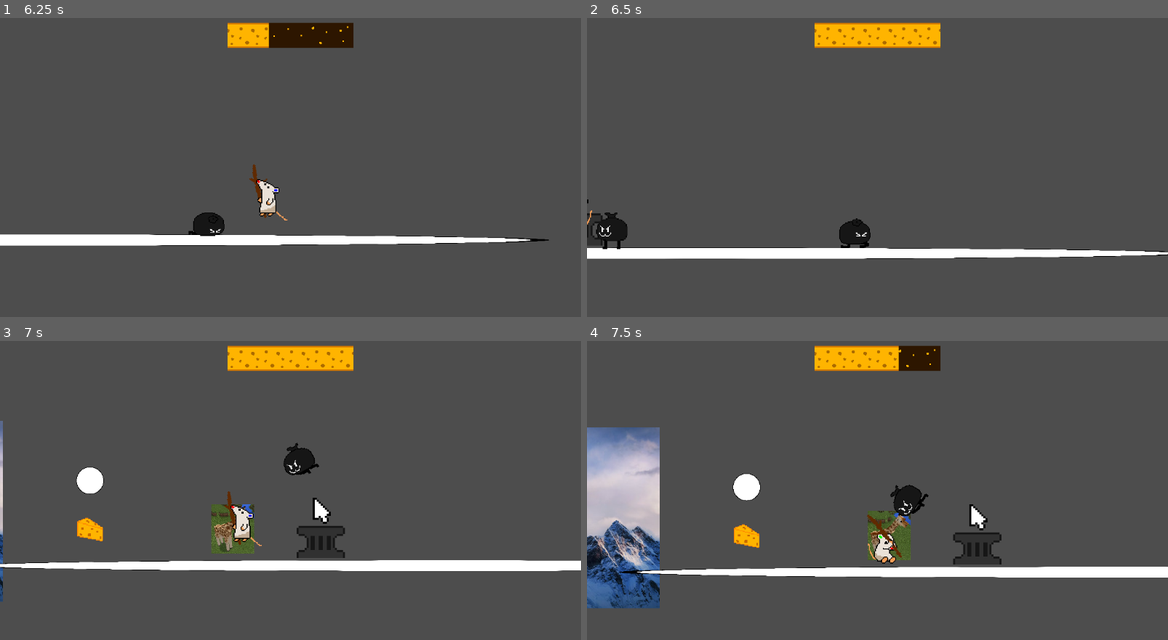
Above: before the commit, frames 1-4 (two rows, left to right).
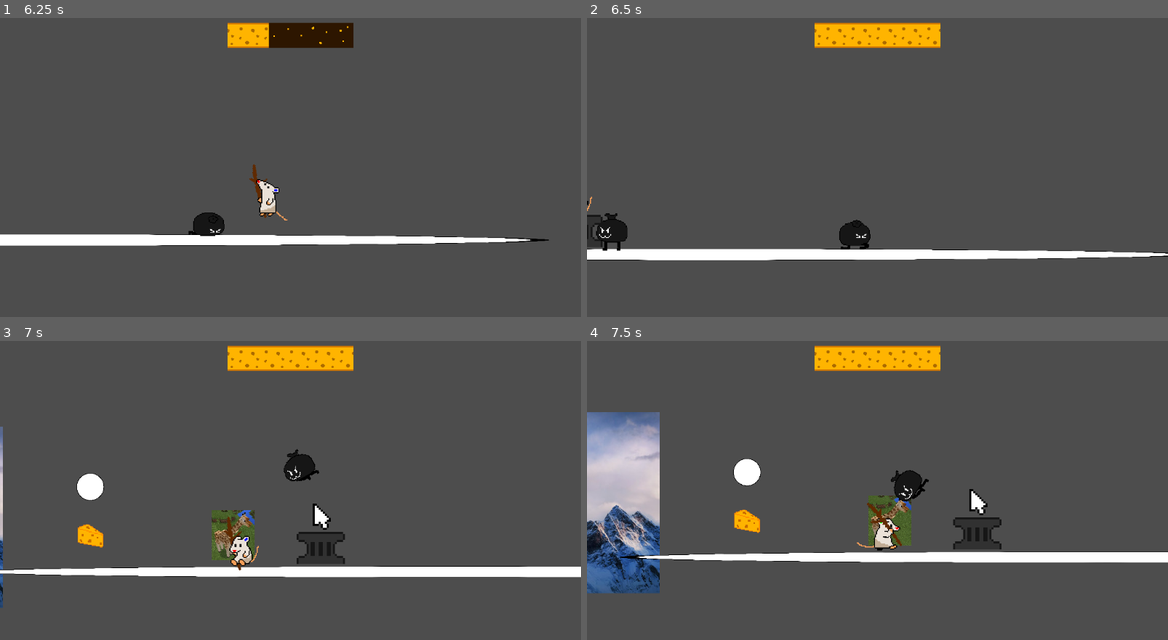
Above: after the commit, the same moments.

Repository: Jedikoops/gamejam
Game: Godot game, scene res://prefabs/guybigsticl.tscn
The game is run twice, just before and just after one commit, with the same random seed, the same clock (stepped at 60 frames per second) and the same inputs.
Inputs:
- Up to frame 1 (6.25 s): hold E (Interact) 0.53-1.28 s; hold D (move_right) 0.53-2.03 s; tap Space (jump) at 0.77, 1.52, 3.02, 3.77, 4.52, 6.02 s; tap R (attack) every 1.5 s from 1.35 to 5.85 s; hold A (move_left) 2.03-2.78 s; hold E (Interact) 2.03-2.78 s; hold D (move_right) 2.78-4.28 s; hold E (Interact) 3.53-4.28 s; hold A (move_left) 4.28-5.03 s; hold D (move_right) 5.03-5.78 s; hold E (Interact) 5.03-5.78 s; hold A (move_left) from 5.78 s (still down)
- Up to frame 2 (6.5 s): keep holding A (move_left)
- Up to frame 3 (7 s): keep holding A (move_left); hold E (Interact) from 6.53 s (still down); tap Space (jump) at 6.77 s
- Up to frame 4 (7.5 s): release A (move_left) at 7.28 s; release E (Interact) at 7.28 s; hold D (move_right) from 7.28 s (still down); tap R (attack) at 7.35 s

Frame 1 is identical in both runs. In frame 2, 1.5% of the frame differs, in the area x 0-100%, y 59-82%; in frame 3, 7.1%; in frame 4, 15%, in the area x 0-100%, y 1-90%.

Commit message:
Some Level built
yippee!!

Diff:
--- a/UI/tower_of_garbo.tscn
+++ b/UI/tower_of_garbo.tscn
@@ -1,46 +1,54 @@
-[gd_scene load_steps=18 format=3 uid="uid://btpbbon16o8hx"]
+[gd_scene load_steps=24 format=3 uid="uid://btpbbon16o8hx"]
 
 [ext_resource type="Texture2D" uid="uid://gehprr0d364p" path="res://Non-pixelated images/Floor.jpg" id="1_bosin"]
 [ext_resource type="PackedScene" uid="uid://cmq5bq7ordgjr" path="res://UI/ui.tscn" id="1_sqn0o"]
+[ext_resource type="Texture2D" uid="uid://k7phc48rf3ij" path="res://Non-pixelated images/Plains.jpg" id="2_0giap"]
+[ext_resource type="Texture2D" uid="uid://bb8yd5vfn31mj" path="res://pixelated images/StoneHallSegmentBiggerer.png" id="2_1i7vl"]
 [ext_resource type="PackedScene" uid="uid://dtl24o8voaudq" path="res://UI/dialogue_player.tscn" id="2_aykru"]
+[ext_resource type="Texture2D" uid="uid://bhj4j3f3cdgiu" path="res://Non-pixelated images/dirt.jpg" id="2_bkxtt"]
 [ext_resource type="PackedScene" uid="uid://bih3ibwr3qie5" path="res://prefabs/dialogue_area.tscn" id="3_ag1ip"]
 [ext_resource type="PackedScene" uid="uid://boe08j1nsmg2b" path="res://prefabs/player_body.tscn" id="3_aykru"]
 [ext_resource type="Texture2D" uid="uid://6oc6osqrifoc" path="res://npcs/SusBoi.png" id="4_bosin"]
+[ext_resource type="Texture2D" uid="uid://cpvw00gh0m8i7" path="res://pixelated images/Hole.png" id="5_kayiq"]
 [ext_resource type="PackedScene" uid="uid://dbpcmd8qrxgsn" path="res://prefabs/spawn_point_holder.tscn" id="6_dcify"]
 [ext_resource type="PackedScene" uid="uid://y61m7264um26" path="res://prefabs/doorBase.tscn" id="6_e25tj"]
 [ext_resource type="PackedScene" uid="uid://7285cgjxxqbk" path="res://prefabs/spawn_point.tscn" id="7_1i7vl"]
 [ext_resource type="Script" uid="uid://6muyfejx2agd" path="res://scripts/hurtplayer.gd" id="8_1d2dd"]
+[ext_resource type="PackedScene" uid="uid://cpbsqo6n8skku" path="res://prefabs/garbage_bag.tscn" id="15_kayiq"]
 
 [sub_resource type="RectangleShape2D" id="RectangleShape2D_e25tj"]
 size = Vector2(136, 136)
 
-[sub_resource type="AtlasTexture" id="AtlasTexture_1d2dd"]
+[sub_resource type="AtlasTexture" id="AtlasTexture_bkxtt"]
 atlas = ExtResource("4_bosin")
 region = Rect2(0, 0, 256, 256)
 
-[sub_resource type="AtlasTexture" id="AtlasTexture_4bwmo"]
+[sub_resource type="AtlasTexture" id="AtlasTexture_65ydt"]
 atlas = ExtResource("4_bosin")
 region = Rect2(0, 256, 256, 256)
 
-[sub_resource type="SpriteFrames" id="SpriteFrames_dcify"]
+[sub_resource type="SpriteFrames" id="SpriteFrames_0giap"]
 animations = [{
 "frames": [{
 "duration": 2.0,
-"texture": SubResource("AtlasTexture_1d2dd")
+"texture": SubResource("AtlasTexture_bkxtt")
 }, {
 "duration": 2.0,
-"texture": SubResource("AtlasTexture_4bwmo")
+"texture": SubResource("AtlasTexture_65ydt")
 }],
 "loop": true,
-"name": &"Idle",
-"speed": 6.0
+"name": &"idle",
+"speed": 5.0
 }]
 
 [sub_resource type="RectangleShape2D" id="RectangleShape2D_nqlqo"]
-size = Vector2(1958, 20)
+size = Vector2(5678, 20)
 
 [sub_resource type="RectangleShape2D" id="RectangleShape2D_ag1ip"]
 size = Vector2(20, 576)
+
+[sub_resource type="RectangleShape2D" id="RectangleShape2D_t1wed"]
+size = Vector2(5630, 20)
 
 [sub_resource type="RectangleShape2D" id="RectangleShape2D_4bwmo"]
 size = Vector2(8407, 2348)
@@ -56,6 +64,37 @@
 offset_bottom = 577.0
 rotation = -0.0545242
 texture = ExtResource("1_bosin")
+
+[node name="TextureRect" type="TextureRect" parent="Backgrounds"]
+offset_left = 3043.0
+offset_top = -1458.0
+offset_right = 6918.0
+offset_bottom = 588.0
+rotation = -0.011124
+texture = ExtResource("2_0giap")
+
+[node name="DirtUnderFloor" type="TextureRect" parent="Backgrounds"]
+offset_left = 817.0
+offset_top = 164.0
+offset_right = 6932.0
+offset_bottom = 607.0
+texture = ExtResource("2_bkxtt")
+stretch_mode = 1
+
+[node name="Hallway" type="TextureRect" parent="Backgrounds"]
+offset_left = 811.0
+offset_top = -848.0
+offset_right = 3092.0
+offset_bottom = 176.0
+texture = ExtResource("2_1i7vl")
+stretch_mode = 1
+
+[node name="TextureRect2" type="TextureRect" parent="Backgrounds"]
+offset_left = 4484.0
+offset_top = -50.0
+offset_right = 4785.0
+offset_bottom = 251.0
+texture = ExtResource("5_kayiq")
 
 [node name="UI" parent="." instance=ExtResource("1_sqn0o")]
 
@@ -73,29 +112,33 @@
 [node name="CollisionShape2D" parent="DialogueAreas/DialogueArea" index="0"]
 shape = SubResource("RectangleShape2D_e25tj")
 
-[node name="AnimatedSprite2D" type="AnimatedSprite2D" parent="DialogueAreas/DialogueArea"]
-position = Vector2(3, -15)
-scale = Vector2(-0.634089, 0.634089)
-sprite_frames = SubResource("SpriteFrames_dcify")
-animation = &"Idle"
+[node name="AnimatedSprite2D" parent="DialogueAreas/DialogueArea" index="1"]
+sprite_frames = SubResource("SpriteFrames_0giap")
+animation = &"idle"
 
 [node name="Map Terrain" type="StaticBody2D" parent="."]
 texture_repeat = 2
 position = Vector2(0, 28)
+collision_layer = 3
+collision_mask = 3
 
 [node name="CollisionShape2D" type="CollisionShape2D" parent="Map Terrain"]
-position = Vector2(-216, 0)
+position = Vector2(1644, 0)
 shape = SubResource("RectangleShape2D_nqlqo")
 
 [node name="CollisionShape2D2" type="CollisionShape2D" parent="Map Terrain"]
 position = Vector2(-1208, -278)
 shape = SubResource("RectangleShape2D_ag1ip")
 
+[node name="CollisionShape2D3" type="CollisionShape2D" parent="Map Terrain"]
+position = Vector2(7593, 1)
+shape = SubResource("RectangleShape2D_t1wed")
+
 [node name="SpawnPointHolder" parent="." instance=ExtResource("6_dcify")]
 position = Vector2(-785, -47)
 
 [node name="SpawnPoint" parent="SpawnPointHolder" instance=ExtResource("7_1i7vl")]
-position = Vector2(694, 0)
+position = Vector2(3314, 5)
 
 [node name="DoorHolder" type="Node2D" parent="."]
 
@@ -104,12 +147,12 @@
 openKey = "MainEntrance"
 
 [node name="PlayerBody" parent="." node_paths=PackedStringArray("spawnPointHolder") instance=ExtResource("3_aykru")]
-position = Vector2(-678, -278)
+position = Vector2(151, -224)
 spawnPointHolder = NodePath("../SpawnPointHolder")
 MAX_HEALTH = 10
 
 [node name="OutofBoundsKillBox" type="Area2D" parent="."]
-position = Vector2(0, 1000)
+position = Vector2(1457, 986)
 script = ExtResource("8_1d2dd")
 damage = 9999
 metadata/_custom_type_script = "uid://6muyfejx2agd"
@@ -119,6 +162,34 @@
 position = Vector2(-108.5, 804)
 shape = SubResource("RectangleShape2D_4bwmo")
 
+[node name="GarbageBag2" parent="." instance=ExtResource("15_kayiq")]
+position = Vector2(2089, -195)
+idle_patrol = true
+metadata/_edit_group_ = true
+
+[node name="Line2D" parent="GarbageBag2" index="1"]
+points = PackedVector2Array(1996, 43, 2347, 39)
+
+[node name="Sprite2D" parent="GarbageBag2" index="2"]
+animation = &"standing"
+
+[node name="GarbageBag3" parent="." instance=ExtResource("15_kayiq")]
+position = Vector2(1549, -74)
+metadata/_edit_group_ = true
+
+[node name="Line2D" parent="GarbageBag3" index="1"]
+points = PackedVector2Array(1449, 73, 1846, 65)
+
+[node name="GarbageBag" parent="." instance=ExtResource("15_kayiq")]
+position = Vector2(1365, -153)
+metadata/_edit_group_ = true
+
+[node name="Line2D" parent="GarbageBag" index="1"]
+points = PackedVector2Array(1192, 74, 1581, 75)
+
 [connection signal="body_entered" from="OutofBoundsKillBox" to="OutofBoundsKillBox" method="_on_body_entered"]
 
 [editable path="DialogueAreas/DialogueArea"]
+[editable path="GarbageBag2"]
+[editable path="GarbageBag3"]
+[editable path="GarbageBag"]
--- a/prefabs/dialogue_area.gd
+++ b/prefabs/dialogue_area.gd
@@ -3,6 +3,10 @@
 @export var dialogueKey = ""
 @export var textFinishTriggerKey: String = ""
 var triggerReady = false
+
+func _ready() -> void:
+	if $AnimatedSprite2D.sprite_frames != null:
+		$AnimatedSprite2D.play("idle")
 
 func _input(event: InputEvent) -> void:
 	if triggerReady and event.is_action_pressed("Interact"):
--- a/prefabs/dialogue_area.tscn
+++ b/prefabs/dialogue_area.tscn
@@ -9,5 +9,10 @@
 
 [node name="CollisionShape2D" type="CollisionShape2D" parent="."]
 
+[node name="AnimatedSprite2D" type="AnimatedSprite2D" parent="."]
+position = Vector2(3, -15)
+scale = Vector2(-0.634089, 0.634089)
+animation = &"Idle"
+
 [connection signal="area_entered" from="." to="." method="_on_area_entered"]
 [connection signal="area_exited" from="." to="." method="_on_area_exited"]
--- a/prefabs/guybigsticl.tscn
+++ b/prefabs/guybigsticl.tscn
@@ -199,6 +199,12 @@
 [node name="Line2D" parent="GarbageBag2" index="1"]
 points = PackedVector2Array(1530, 317, 1039, 302)
 
+[node name="Sprite2D" parent="GarbageBag2" index="2"]
+animation = &"standing"
+
+[node name="GarbageBag" parent="GarbageBag2" instance=ExtResource("11_tl8b1")]
+position = Vector2(-1250, 79)
+
 [node name="GarbageBag3" parent="." instance=ExtResource("11_tl8b1")]
 position = Vector2(1599, 147)
 
--- a/prefabs/spawn_point.tscn
+++ b/prefabs/spawn_point.tscn
@@ -73,6 +73,9 @@
 "speed": 5.0
 }]
 
+[sub_resource type="RectangleShape2D" id="RectangleShape2D_hqf7f"]
+size = Vector2(70, 59)
+
 [node name="SpawnPoint" type="Area2D"]
 collision_layer = 0
 collision_mask = 128
@@ -84,7 +87,13 @@
 [node name="AnimatedSprite2D" type="AnimatedSprite2D" parent="."]
 scale = Vector2(0.5, 0.5)
 sprite_frames = SubResource("SpriteFrames_5y5d7")
-animation = &"Activated"
+animation = &"Deactivated"
+
+[node name="StaticBody2D" type="StaticBody2D" parent="."]
+
+[node name="CollisionShape2D" type="CollisionShape2D" parent="StaticBody2D"]
+position = Vector2(0, 34.5)
+shape = SubResource("RectangleShape2D_hqf7f")
 
 [connection signal="area_entered" from="." to="." method="_on_area_entered"]
 [connection signal="area_exited" from="." to="." method="_on_area_exited"]
--- a/spawn_point.gd
+++ b/spawn_point.gd
@@ -1,14 +1,19 @@
 extends Area2D
+
+var active = false
 
 func _ready() -> void:
 	$AnimatedSprite2D.play("Deactivated")
 
 func _on_area_entered(area: Area2D) -> void:
-	$AnimatedSprite2D.play("Activating")
-	get_parent().setSpawn(self)
+	if !active:
+		active = true
+		$AnimatedSprite2D.play("Activating")
+		get_parent().setSpawn(self)
 
 func _on_animated_sprite_2d_animation_finished() -> void:
 	$AnimatedSprite2D.play("Activated")
 
 func deactivate():
+	active = false
 	$AnimatedSprite2D.play("Deactivated")
--- a/spawn_point_holder.gd
+++ b/spawn_point_holder.gd
@@ -4,6 +4,7 @@
 
 func getSpawnPos():
 	return spawnPoint.global_position
+
 func setSpawn(newSpawn):
 	spawnPoint.deactivate()
 	spawnPoint = newSpawn
Binary file added: Non-pixelated images/Plains.jpg
Not shown, added: Non-pixelated images/Plains.jpg.import
Binary file added: Non-pixelated images/dirt.jpg
Not shown, added: Non-pixelated images/dirt.jpg.import
Binary file added: pixelated images/Hole.png
Not shown, added: pixelated images/Hole.png.import
Binary file added: pixelated images/HoleBigger.png
Not shown, added: pixelated images/HoleBigger.png.import
Binary file added: pixelated images/HoleBiggerer.png
Not shown, added: pixelated images/HoleBiggerer.png.import
Binary file added: pixelated images/StoneHallSegment.png
Not shown, added: pixelated images/StoneHallSegment.png.import
(and 7 more such lines)
